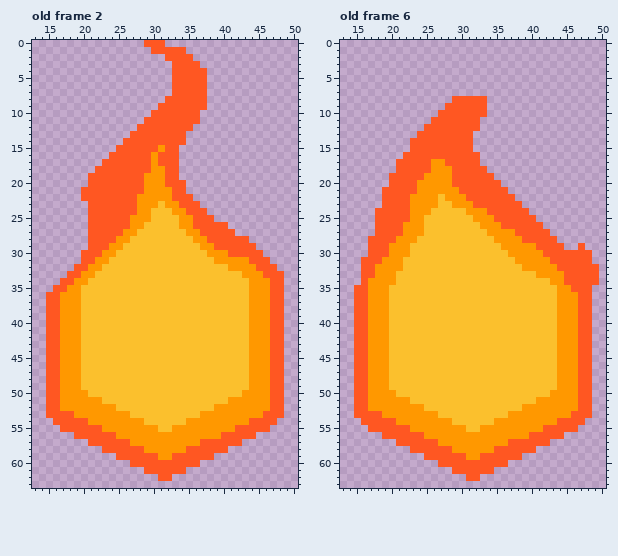
Two versions of one pixel-art file, sourceicons/prefixes/flaming/source.ase. That is the earlier state.
64x64 pixels, 24 frames. Shown: old frame 2: x 13..50, y 0..63; old frame 6: x 13..50, y 0..63. The commit also changed other frames, which this record leaves out.
And afterwards:
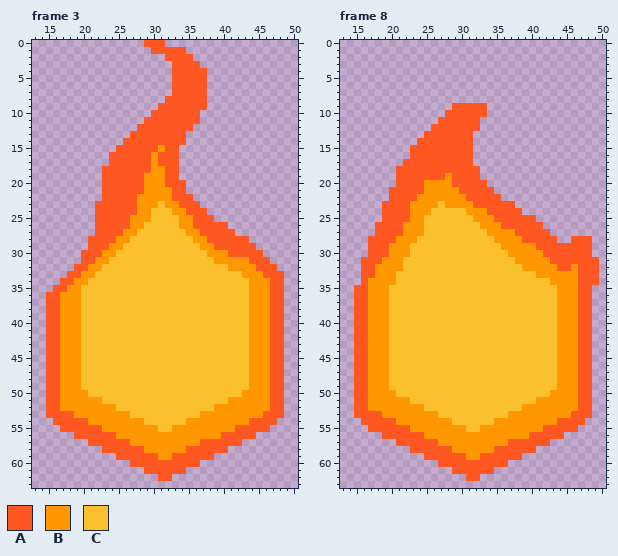
Palette (. is transparent): A #ff5722  B #ff9800  C #fbc02d
A new or re-ordered frame is compared with the old frame closest to it.
Change:
frames 24 -> 30
Frame 3 is new; against old frame 2, layer "Fire Animation":
y 17: x 23 A -> .
y 18: x 22 A -> .
y 19..20: x 21..22 AA -> ..
y 21..22: x 20..22 AAA -> ...
y 23..27: x 21 A -> .
Frame 8 is new; against old frame 6, layer "Fire Animation":
y 8: x 29..33 AAAAA -> .....
y 9: x 28 A -> .
y 10: x 27 A -> .
y 11: x 26 A -> .
y 12: x 25 A -> .
y 13: x 24 A -> .
y 14: x 23 A -> .
y 16: x 22 A -> .; x 32 A -> .
y 17: x 21 A -> .; x 26..27 BB -> AA; x 32 A -> .
y 18: x 26..28 BBB -> AAA; x 33 A -> .
y 19: x 20 A -> .; x 25..27 BBB -> AAA; x 33..34 AA -> ..
y 20: x 20 A -> .; x 24 B -> A; x 34..35 AA -> ..
y 21: x 19 A -> .; x 24 B -> A; x 35..36 AA -> ..
y 22: x 19 A -> .; x 23 B -> A; x 27 C -> B; x 36..37 AA -> ..
y 23: x 28 C -> B; x 38 A -> .
y 24: x 18 A -> .; x 39 A -> .
y 25: x 18 A -> .
y 28: x 46..48 ... -> AAA
y 29: x 45..46 .. -> AA; x 48 . -> A
y 31: x 49 . -> A
y 32: x 46 A -> B
y 33..34: x 45..46 AA -> BB
y 35: x 46 A -> B
Where, in picture pixels (left, top, right, bottom), the same in both pictures:
erased: (81, 159, 109, 236)
changed: (375, 96, 529, 222)
changed: (564, 236, 599, 292)
